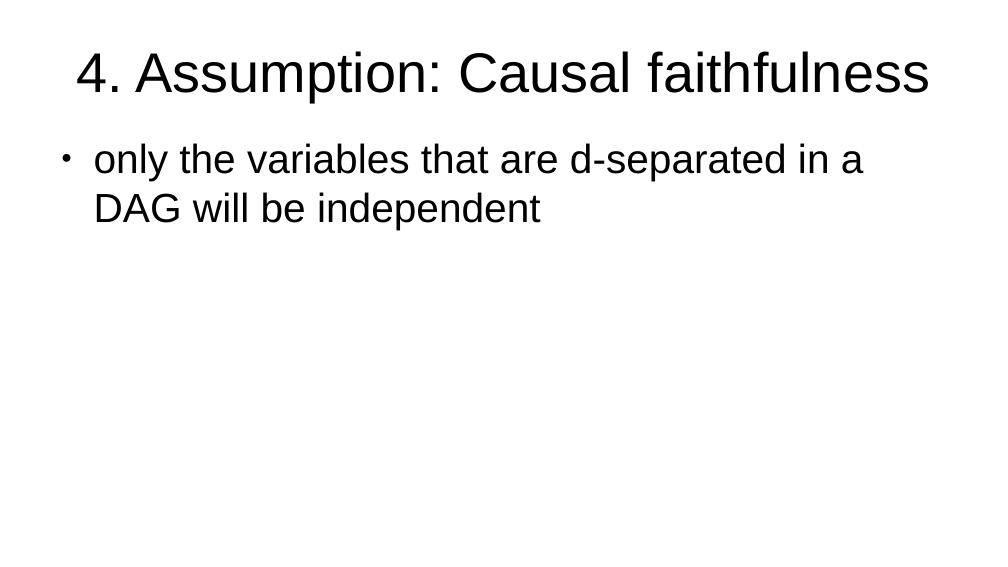
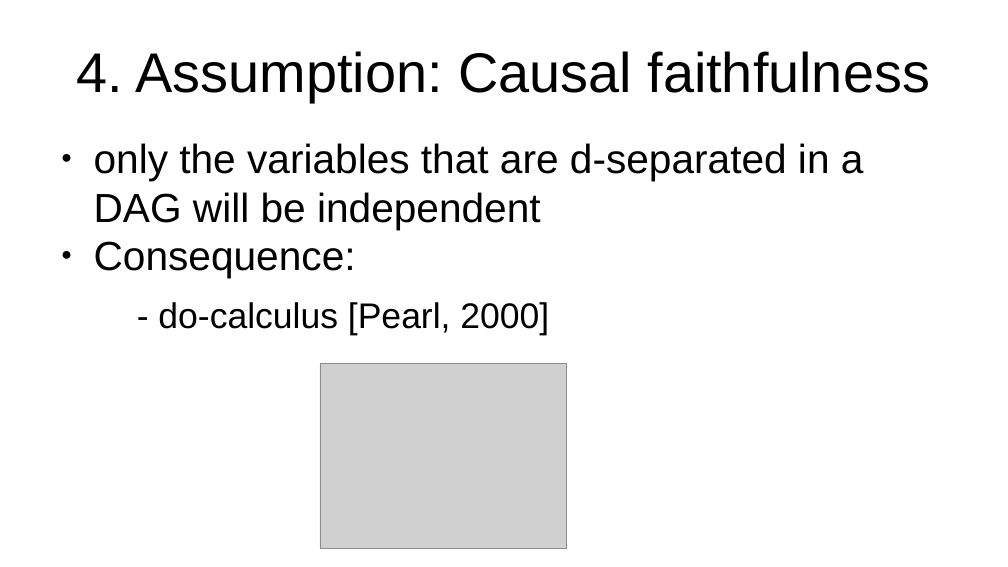
Before and after one commit to emoen/CausalityDiscoveryCrunchDAO, a slide deck: slide 17 of presentation/HIBRAIN_March_25.odp. Drawn at 1008x567 pixels with LibreOffice and Linux fonts; fonts in the diff are those of the drawing; grey boxes stand for pictures. Boxes give left, top, right and bottom in pixels: in the first picture for what was removed or moved away, otherwise in the second. Text is boxed around its words. In the diff, an @@ line names an element or a change of style, - is before the commit and + after.

```diff
--- a/presentation/HIBRAIN_March_25.odp
+++ b/presentation/HIBRAIN_March_25.odp
@@ text at [94,241,549,336]: paragraphs added @@
+● Consequence:
+  - do-calculus [Pearl, 2000]
@@ picture added at [320,364,567,549] @@
```
Also in this commit, not shown: 3 other slides changed, 11 slides added, 5 slides removed, 1 other file.
